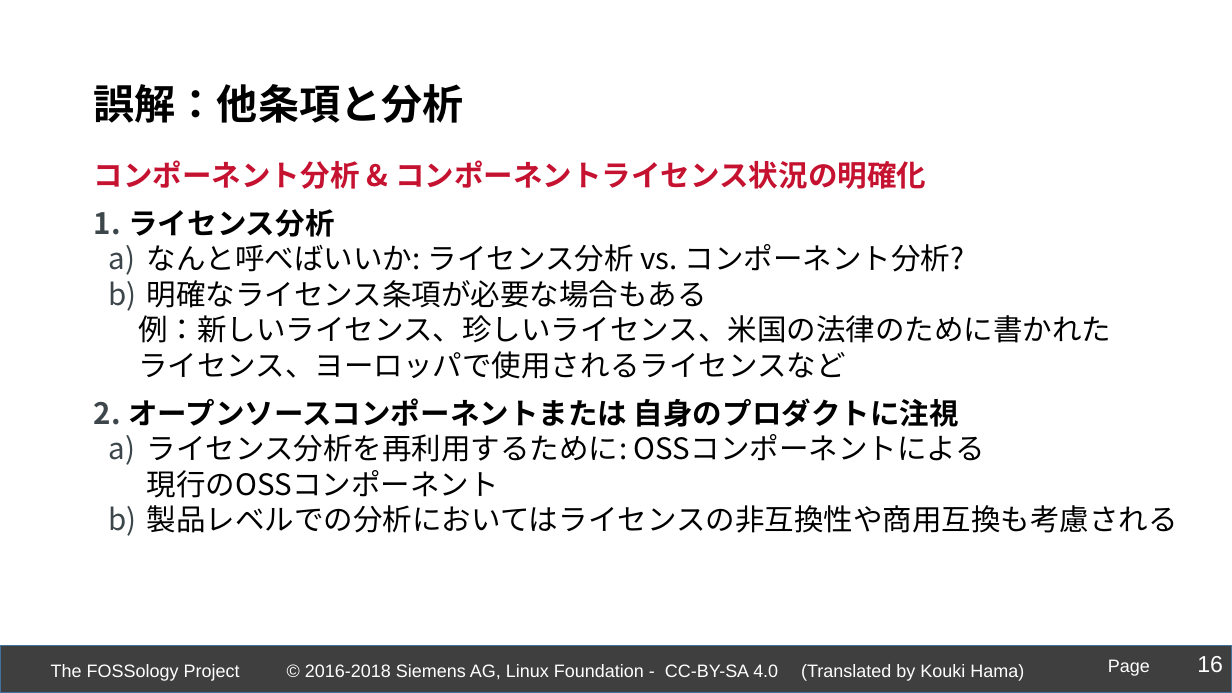
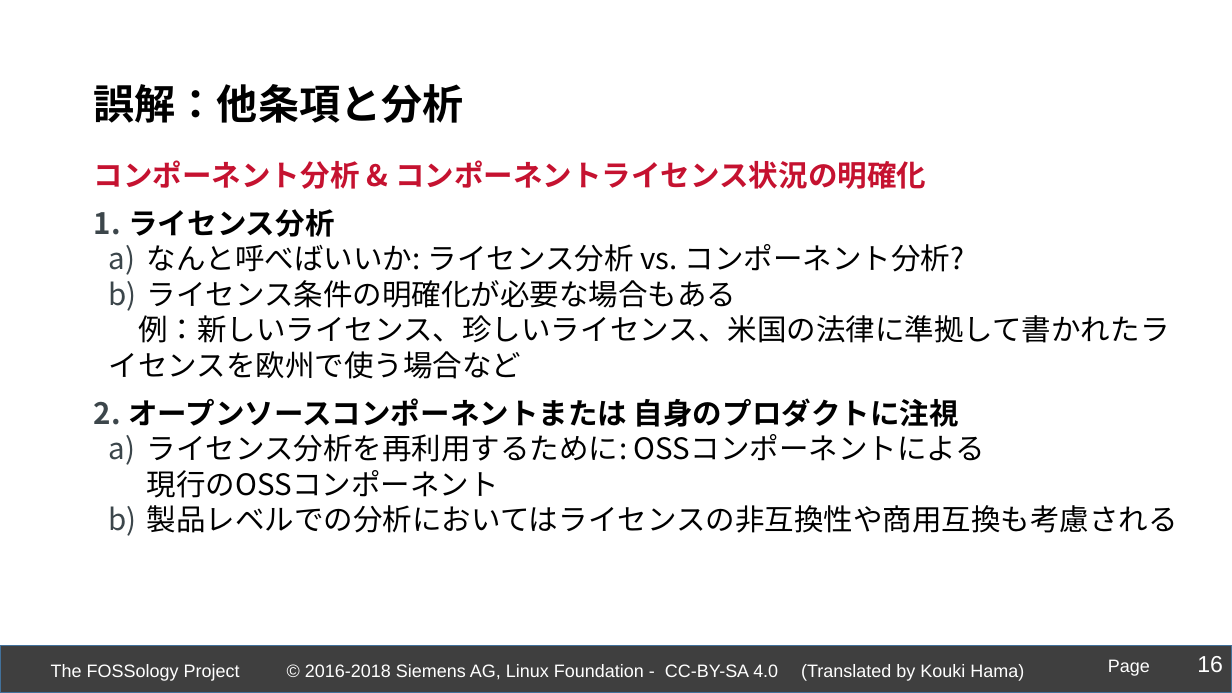
Before and after one commit to fossology/FOSSologySlides, a slide deck: slide 16 of Module-A-JPN-Motivation.pptx. Drawn at 1232x693 pixels with LibreOffice and Linux fonts; fonts in the diff are those of the drawing; background and template pictures are left out. Boxes give left, top, right and bottom in pixels: in the first picture for what was removed or moved away, otherwise in the second. Text is boxed around its words. In the diff, an @@ line names an element or a change of style, - is before the commit and + after.

```diff
--- a/Module-A-JPN-Motivation.pptx
+++ b/Module-A-JPN-Motivation.pptx
@@ text at bbox=[109, 280, 1169, 379]: text changed @@
-    b) 明確なライセンス条項が必要な場合もある
-    例：新しいライセンス、珍しいライセンス、米国の法律のために書かれた
-    ライセンス、ヨーロッパで使用されるライセンスなど
+    b) ライセンス条件の明確化が必要な場合もある
+    例：新しいライセンス、珍しいライセンス、米国の法律に準拠して書かれたライセンスを欧州で使う場合など
```
Also in this commit, not shown: 7 other slides changed.
